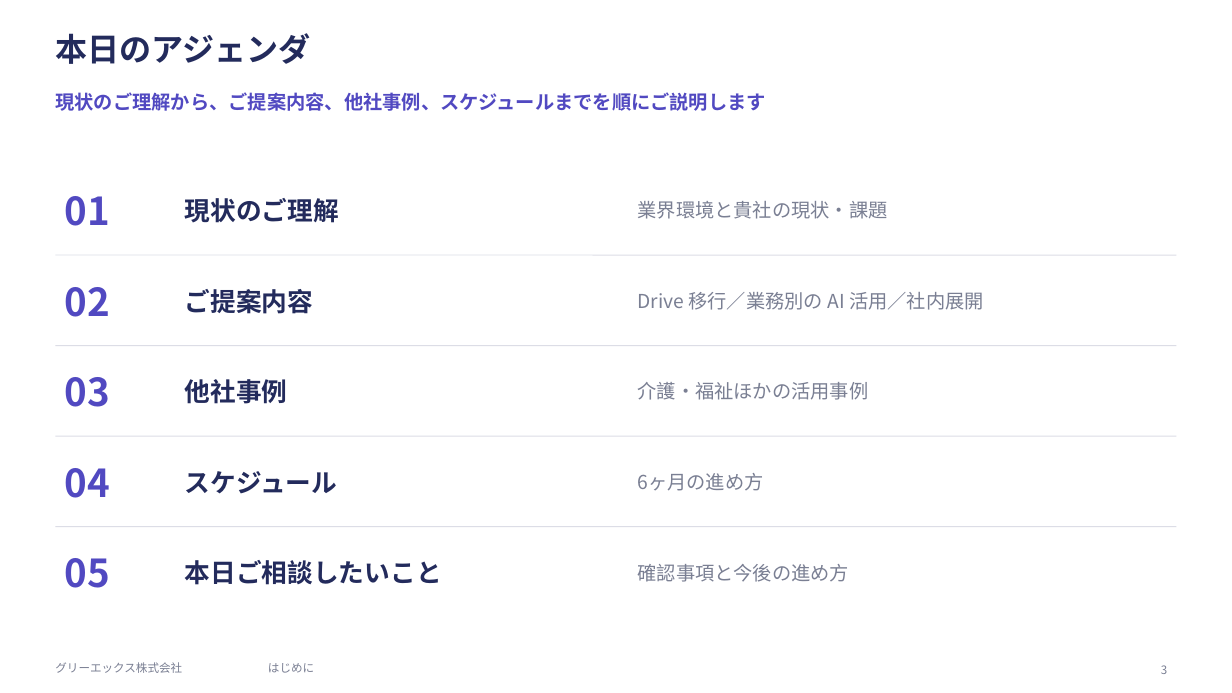
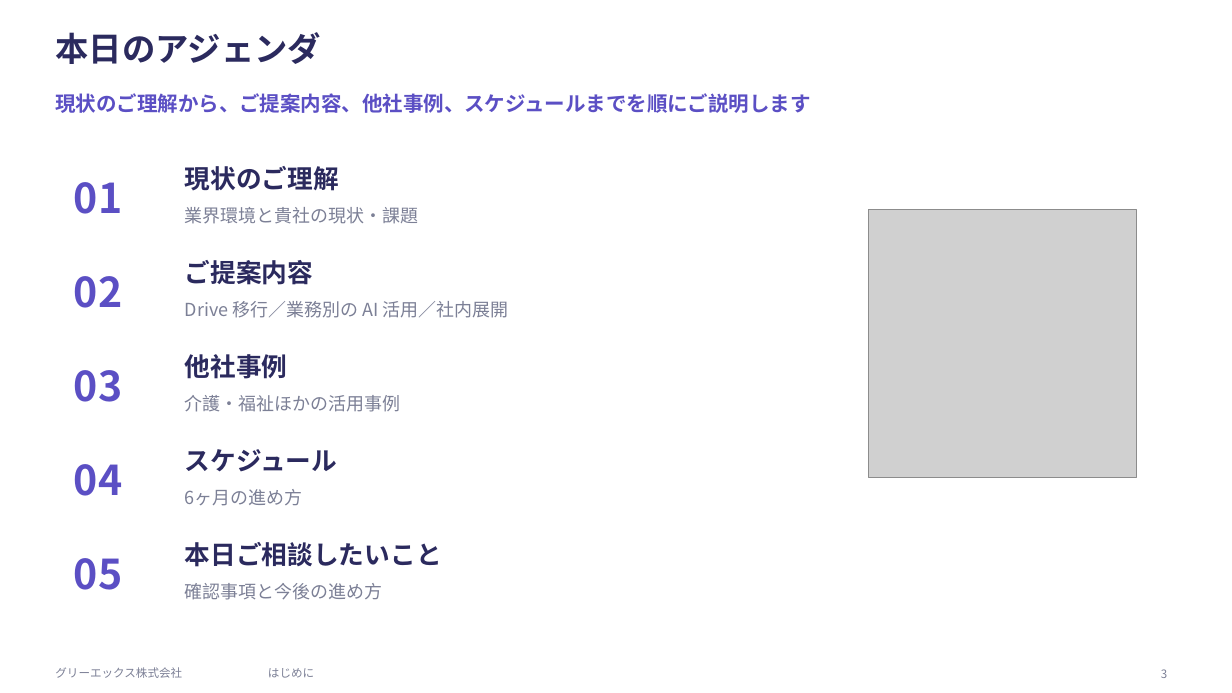
Before and after one commit to hjack0703/sakai, a slide deck: slide 3 of docs/20261027_サカイ様向けご提案_GREEX.pptx. Drawn at 1232x693 pixels with LibreOffice and Linux fonts; fonts in the diff are those of the drawing; grey boxes stand for pictures. Boxes give left, top, right and bottom in pixels: in the first picture for what was removed or moved away, otherwise in the second. Text is boxed around its words. In the diff, an @@ line names an element or a change of style, - is before the commit and + after.

```diff
--- a/docs/20261027_サカイ様向けご提案_GREEX.pptx
+++ b/docs/20261027_サカイ様向けご提案_GREEX.pptx
@@ title "本日のアジェンダ" at [55, 32, 321, 64]: size 25 to 26 pt, text colour #232B5C to #2B2A5E @@
@@ text "現状のご理解から、ご提案内容、他社事例、スケジュールまでを順にご説明します" at [55, 93, 810, 113]: size 15 to 16 pt, text colour #5149C1 to #5B4FC4 @@
@@ text "01": place and size @@
-text "01" at [65, 196, 110, 226]
+text "01" at [74, 182, 122, 214]
@@ text "現状のご理解": place and size @@
-text "現状のご理解" at [185, 198, 339, 223]
+text "現状のご理解" at [185, 166, 339, 191]
@@ text "業界環境と貴社の現状・課題": place and size @@
-text "業界環境と貴社の現状・課題" at [638, 201, 888, 219]
+text "業界環境と貴社の現状・課題" at [185, 207, 419, 224]
@@ picture added at [869, 209, 1137, 477] @@
@@ line removed from (55, 255) to (1177, 255) @@
@@ size 30 to 32 pt, text colour #5149C1 to #5B4FC4 in 5 elements at [74, 182, 122, 214], [74, 558, 122, 590], [74, 464, 122, 496], [74, 370, 122, 402], [74, 276, 122, 308] @@
@@ text "02": place and size @@
-text "02" at [65, 287, 110, 317]
+text "02" at [74, 276, 122, 308]
@@ text colour #232B5C to #2B2A5E; vertical alignment middle to top in 5 elements at [185, 166, 339, 191], [185, 542, 442, 567], [185, 449, 337, 472], [185, 354, 288, 379], [185, 260, 313, 285] @@
@@ text "ご提案内容": place and size @@
-text "ご提案内容" at [185, 289, 313, 314]
+text "ご提案内容" at [185, 260, 313, 285]
@@ text "Drive 移行／業務別の AI 活用／社内展開": place and size @@
-text "Drive 移行／業務別の AI 活用／社内展開" at [638, 292, 984, 310]
+text "Drive 移行／業務別の AI 活用／社内展開" at [185, 301, 509, 318]
@@ line removed from (55, 346) to (1177, 346) @@
@@ text "03": place and size @@
-text "03" at [65, 377, 110, 407]
+text "03" at [74, 370, 122, 402]
@@ text "他社事例": place and size @@
-text "他社事例" at [185, 379, 288, 404]
+text "他社事例" at [185, 354, 288, 379]
@@ text "介護・福祉ほかの活用事例": place and size @@
-text "介護・福祉ほかの活用事例" at [638, 382, 869, 400]
+text "介護・福祉ほかの活用事例" at [185, 395, 401, 412]
@@ line removed from (55, 436) to (1177, 436) @@
@@ text "04": place and size @@
-text "04" at [65, 468, 110, 498]
+text "04" at [74, 464, 122, 496]
@@ text "6ヶ月の進め方": place and size @@
-text "6ヶ月の進め方" at [638, 473, 764, 491]
+text "6ヶ月の進め方" at [185, 489, 303, 506]
@@ line removed from (55, 527) to (1177, 527) @@
@@ text "05": place and size @@
-text "05" at [65, 558, 110, 588]
+text "05" at [74, 558, 122, 590]
@@ size 15 to 14 pt, text colour #7A7F93 to #7C8096; vertical alignment middle to top in 5 elements at [185, 207, 419, 224], [185, 301, 509, 318], [185, 395, 401, 412], [185, 489, 303, 506], [185, 583, 383, 600] @@
@@ text "確認事項と今後の進め方": place and size @@
-text "確認事項と今後の進め方" at [638, 564, 850, 582]
+text "確認事項と今後の進め方" at [185, 583, 383, 600]
@@ text colour #7A7F93 to #7C8096 in 3 elements at [268, 668, 314, 678], [1161, 669, 1167, 678], [55, 667, 182, 678] @@
```
Also in this commit, not shown: 25 other slides changed, 6 other files.
